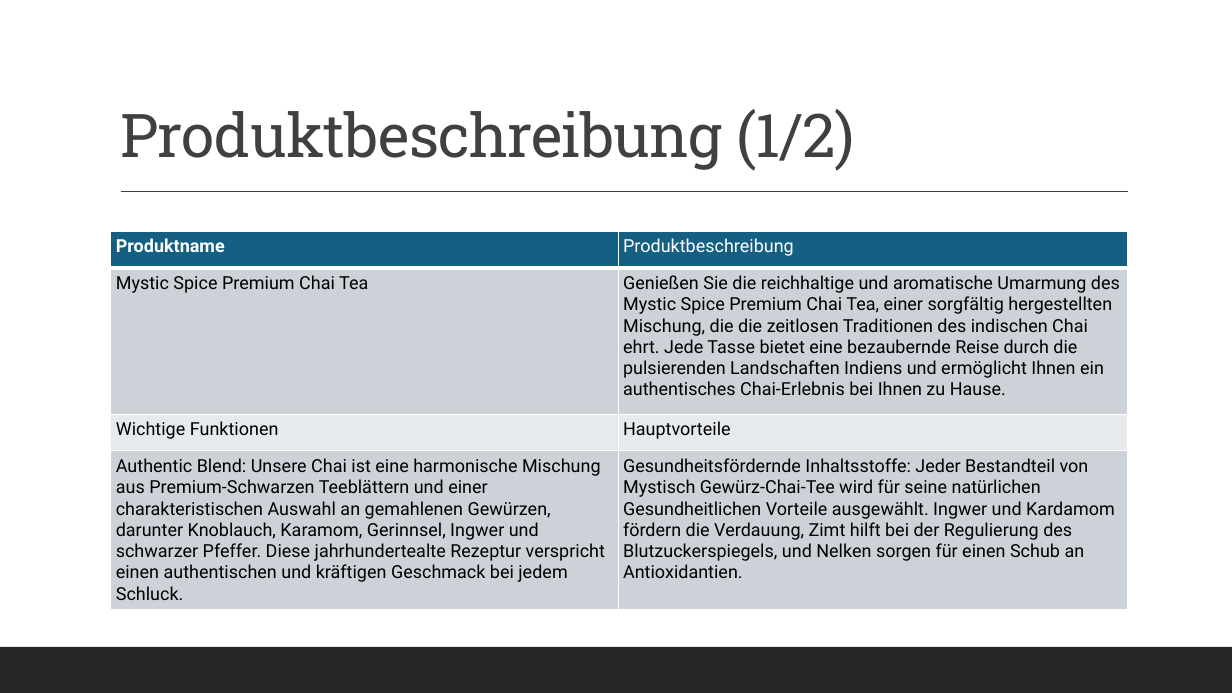
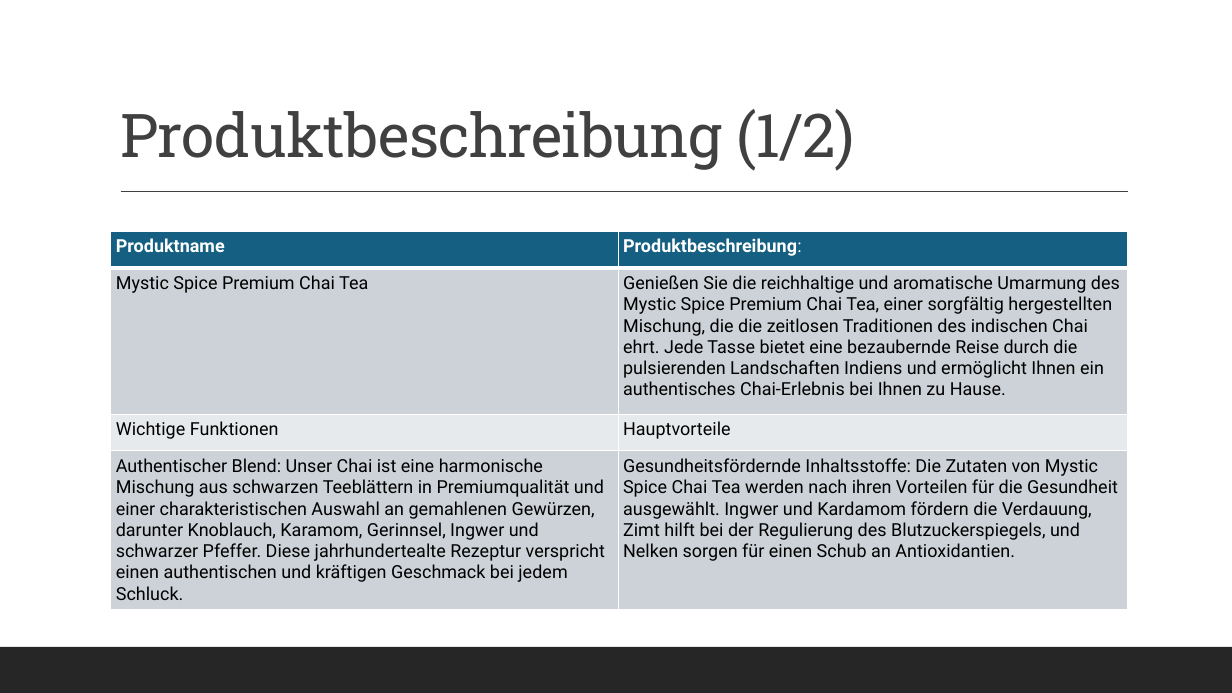
Before and after one commit to MicrosoftLearning/MS-4004-Empower-workforce-copilot-use-cases.de-de, a slide deck: slide 5 of ResourceFiles/Mystic Spice Premium Chai Market Analysis Presentation.pptx. Drawn at 1232x693 pixels with LibreOffice and Linux fonts; fonts in the diff are those of the drawing. Boxes give left, top, right and bottom in pixels: in the first picture for what was removed or moved away, otherwise in the second. Text is boxed around its words. In the diff, an @@ line names an element or a change of style, - is before the commit and + after.

```diff
--- a/ResourceFiles/Mystic Spice Premium Chai Market Analysis Presentation.pptx
+++ b/ResourceFiles/Mystic Spice Premium Chai Market Analysis Presentation.pptx
@@ table at (111, 231, 1128, 648) @@
-row 1, column 2: Produktbeschreibung
+row 1, column 2: Produktbeschreibung:
-row 4, column 1: Authentic Blend: Unsere Chai ist eine harmonische Mischung aus Premium-Schwarzen Teeblättern und einer charakteristischen Auswahl an gemahlenen Gewürzen, darunter Knoblauch, Karamom, Gerinnsel, Ingwer und schwarzer Pfeffer. Diese jahrhundertealte Rezeptur verspricht einen authentischen und kräftigen Geschmack bei jedem Schluck.
+row 4, column 1: Authentischer Blend: Unser Chai ist eine harmonische Mischung aus schwarzen Teeblättern in Premiumqualität und einer charakteristischen Auswahl an gemahlenen Gewürzen, darunter Knoblauch, Karamom, Gerinnsel, Ingwer und schwarzer Pfeffer. Diese jahrhundertealte Rezeptur verspricht einen authentischen und kräftigen Geschmack bei jedem Schluck.
-row 4, column 2: Gesundheitsfördernde Inhaltsstoffe: Jeder Bestandteil von Mystisch Gewürz-Chai-Tee wird für seine natürlichen Gesundheitlichen Vorteile ausgewählt. Ingwer und Kardamom fördern die Verdauung, Zimt hilft bei der Regulierung des Blutzuckerspiegels, und Nelken sorgen für einen Schub an Antioxidantien.
+row 4, column 2: Gesundheitsfördernde Inhaltsstoffe: Die Zutaten von Mystic Spice Chai Tea werden nach ihren Vorteilen für die Gesundheit ausgewählt. Ingwer und Kardamom fördern die Verdauung, Zimt hilft bei der Regulierung des Blutzuckerspiegels, und Nelken sorgen für einen Schub an Antioxidantien.
```
Also in this commit, not shown: 6 other slides changed, 29 other files.
